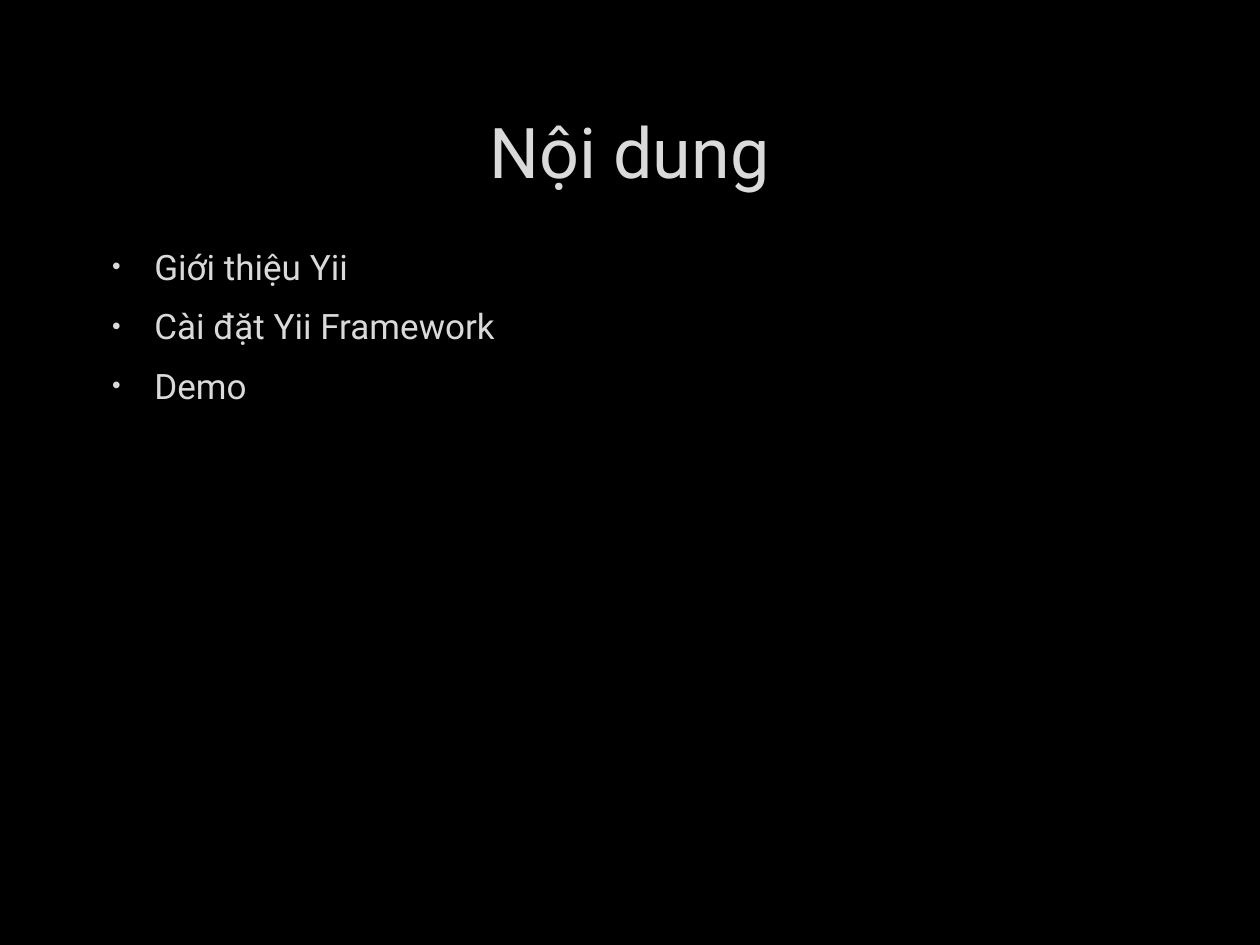
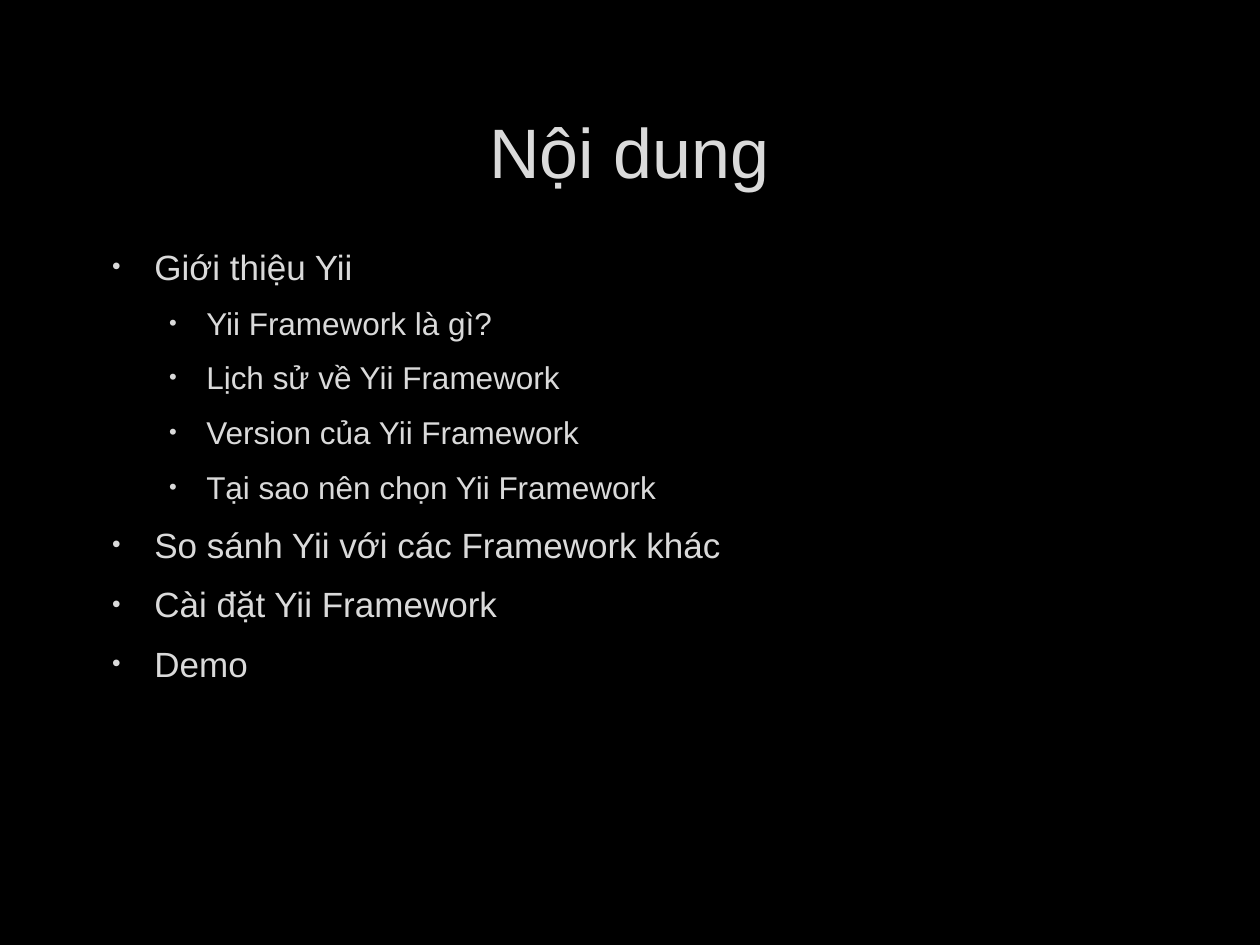
Before and after one commit to deviknight/php, a slide deck: slide 2 of Yii-Framwork.pptx. Drawn at 1260x945 pixels with LibreOffice and Linux fonts; fonts in the diff are those of the drawing; background and template pictures are left out. Boxes give left, top, right and bottom in pixels: in the first picture for what was removed or moved away, otherwise in the second. Text is boxed around its words. In the diff, an @@ line names an element or a change of style, - is before the commit and + after.

Commit message:
completed slides for Yii2 framework

```diff
--- a/Yii-Framwork.pptx
+++ b/Yii-Framwork.pptx
@@ title "Nội dung" at [489,127,770,191]: font Roboto to Arial @@
@@ text at [154,254,497,678]: font Roboto to Arial in "Giới thiệu Yii", "Cài đặt Yii Framework", "Demo" @@
@@ text at [154,311,720,559]: paragraphs added @@
+  • Yii Framework là gì?
+  • Lịch sử về Yii Framework
+  • Version của Yii Framework
+  • Tại sao nên chọn Yii Framework
+• So sánh Yii với các Framework khác
```
Also in this commit, not shown: 19 other slides changed, 9 slides added, 2 slides removed, 2 other files.
